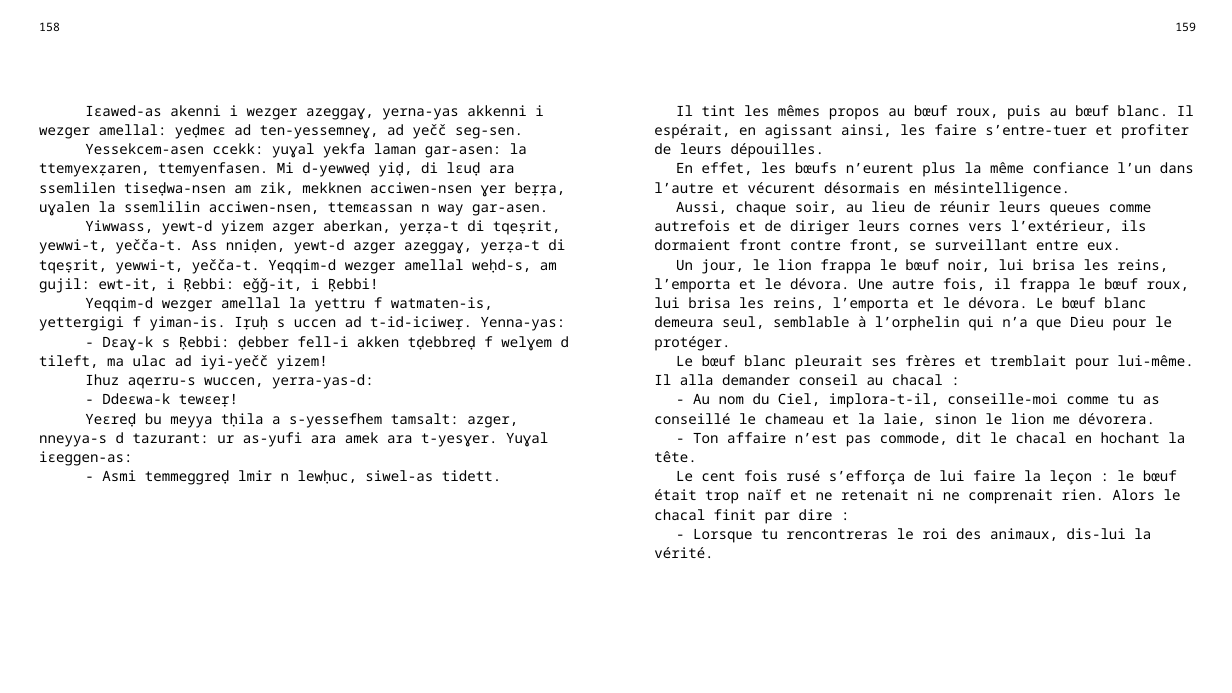
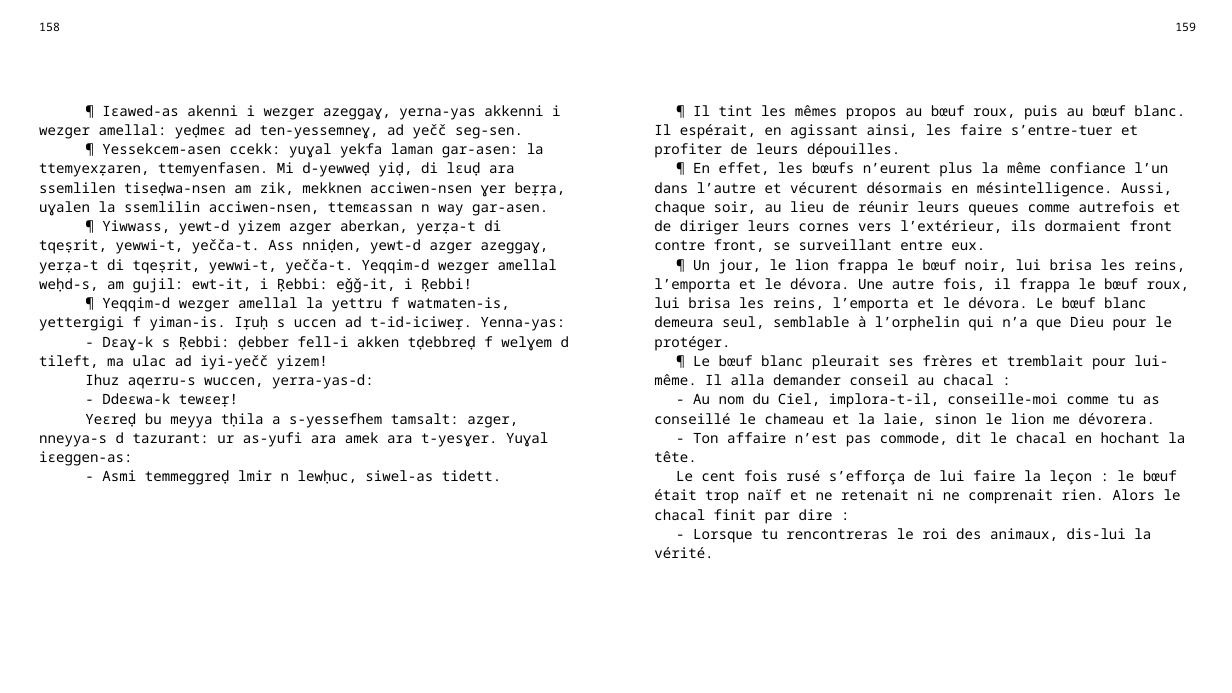
Before and after one commit to sferhah/tamacahut_n_wuccen, a slide deck: slide 76 of Uccen.ConsoleApp/uccen.pptx (slide 75 before the commit). Drawn at 1232x693 pixels with LibreOffice and Linux fonts; fonts in the diff are those of the drawing. Boxes give left, top, right and bottom in pixels: in the first picture for what was removed or moved away, otherwise in the second. Text is boxed around its words. In the diff, an @@ line names an element or a change of style, - is before the commit and + after.

```diff
--- a/Uccen.ConsoleApp/uccen.pptx
+++ b/Uccen.ConsoleApp/uccen.pptx
@@ table at (x1=30, y1=15, x2=1205, y2=668) @@
-row 3, column 1: Iɛawed-as akenni i wezger azeggaɣ, yerna-yas akkenni i wezger amellal: yeḍmeɛ ad ten-yessemneɣ, ad yečč seg-sen. / Yessekcem-asen ccekk: yuɣal yekfa laman gar-asen: la ttemyexẓaren, ttemyenfasen. Mi d-yewweḍ yiḍ, di lɛuḍ ara ssemlilen tiseḍwa-nsen am zik, mekknen acciwen-nsen ɣer beṛṛa, uɣalen la ssemlilin acciwen-nsen, ttemɛassan n way gar-asen. / Yiwwass, yewt-d yizem azger aberkan, yerẓa-t di tqeṣrit, yewwi-t, yečča-t. Ass nniḍen, yewt-d azger azeggaɣ, yerẓa-t di tqeṣrit, yewwi-t, yečča-t. Yeqqim-d wezger amellal weḥd-s, am gujil: ewt-it, i Ṛebbi: eǧǧ-it, i Ṛebbi! / Yeqqim-d wezger amellal la yettru f watmaten-is, yettergigi f yiman-is. Iṛuḥ s uccen ad t-id-iciweṛ. Yenna-yas: / - Dɛaɣ-k s Ṛebbi: ḍebber fell-i akken tḍebbreḍ f welɣem d tileft, ma ulac ad iyi-yečč yizem! / Ihuz aqerru-s wuccen, yerra-yas-d: / - Ddeɛwa-k tewɛeṛ! / Yeɛreḍ bu meyya tḥila a s-yessefhem tamsalt: azger, nneyya-s d tazurant: ur as-yufi ara amek ara t-yesɣer. Yuɣal iɛeggen-as: / - Asmi temmeggreḍ lmir n lewḥuc, siwel-as tidett.
+row 3, column 1: ¶ Iɛawed-as akenni i wezger azeggaɣ, yerna-yas akkenni i wezger amellal: yeḍmeɛ ad ten-yessemneɣ, ad yečč seg-sen. / ¶ Yessekcem-asen ccekk: yuɣal yekfa laman gar-asen: la ttemyexẓaren, ttemyenfasen. Mi d-yewweḍ yiḍ, di lɛuḍ ara ssemlilen tiseḍwa-nsen am zik, mekknen acciwen-nsen ɣer beṛṛa, uɣalen la ssemlilin acciwen-nsen, ttemɛassan n way gar-asen. / ¶ Yiwwass, yewt-d yizem azger aberkan, yerẓa-t di tqeṣrit, yewwi-t, yečča-t. Ass nniḍen, yewt-d azger azeggaɣ, yerẓa-t di tqeṣrit, yewwi-t, yečča-t. Yeqqim-d wezger amellal weḥd-s, am gujil: ewt-it, i Ṛebbi: eǧǧ-it, i Ṛebbi! / ¶ Yeqqim-d wezger amellal la yettru f watmaten-is, yettergigi f yiman-is. Iṛuḥ s uccen ad t-id-iciweṛ. Yenna-yas: / - Dɛaɣ-k s Ṛebbi: ḍebber fell-i akken tḍebbreḍ f welɣem d tileft, ma ulac ad iyi-yečč yizem! / Ihuz aqerru-s wuccen, yerra-yas-d: / - Ddeɛwa-k tewɛeṛ! / Yeɛreḍ bu meyya tḥila a s-yessefhem tamsalt: azger, nneyya-s d tazurant: ur as-yufi ara amek ara t-yesɣer. Yuɣal iɛeggen-as: / - Asmi temmeggreḍ lmir n lewḥuc, siwel-as tidett.
-row 3, column 3: Il tint les mêmes propos au bœuf roux, puis au bœuf blanc. Il espérait, en agissant ainsi, les faire s’entre-tuer et profiter de leurs dépouilles. / En effet, les bœufs n’eurent plus la même confiance l’un dans l’autre et vécurent désormais en mésintelligence. / Aussi, chaque soir, au lieu de réunir leurs queues comme autrefois et de diriger leurs cornes vers l’extérieur, ils dormaient front contre front, se surveillant entre eux. / Un jour, le lion frappa le bœuf noir, lui brisa les reins, l’emporta et le dévora. Une autre fois, il frappa le bœuf roux, lui brisa les reins, l’emporta et le dévora. Le bœuf blanc demeura seul, semblable à l’orphelin qui n’a que Dieu pour le protéger. / Le bœuf blanc pleurait ses frères et tremblait pour lui-même. Il alla demander conseil au chacal : / - Au nom du Ciel, implora-t-il, conseille-moi comme tu as conseillé le chameau et la laie, sinon le lion me dévorera. / - Ton affaire n’est pas commode, dit le chacal en hochant la tête. / Le cent fois rusé s’efforça de lui faire la leçon : le bœuf était trop naïf et ne retenait ni ne comprenait rien. Alors le chacal finit par dire : / - Lorsque tu rencontreras le roi des animaux, dis-lui la vérité.
+row 3, column 3: ¶ Il tint les mêmes propos au bœuf roux, puis au bœuf blanc. Il espérait, en agissant ainsi, les faire s’entre-tuer et profiter de leurs dépouilles. / ¶ En effet, les bœufs n’eurent plus la même confiance l’un dans l’autre et vécurent désormais en mésintelligence. Aussi, chaque soir, au lieu de réunir leurs queues comme autrefois et de diriger leurs cornes vers l’extérieur, ils dormaient front contre front, se surveillant entre eux. / ¶ Un jour, le lion frappa le bœuf noir, lui brisa les reins, l’emporta et le dévora. Une autre fois, il frappa le bœuf roux, lui brisa les reins, l’emporta et le dévora. Le bœuf blanc demeura seul, semblable à l’orphelin qui n’a que Dieu pour le protéger. / ¶ Le bœuf blanc pleurait ses frères et tremblait pour lui-même. Il alla demander conseil au chacal : / - Au nom du Ciel, implora-t-il, conseille-moi comme tu as conseillé le chameau et la laie, sinon le lion me dévorera. / - Ton affaire n’est pas commode, dit le chacal en hochant la tête. / Le cent fois rusé s’efforça de lui faire la leçon : le bœuf était trop naïf et ne retenait ni ne comprenait rien. Alors le chacal finit par dire : / - Lorsque tu rencontreras le roi des animaux, dis-lui la vérité.
```
Also in this commit, not shown: 4 other slides changed, 1 slide added, 2 other files.
